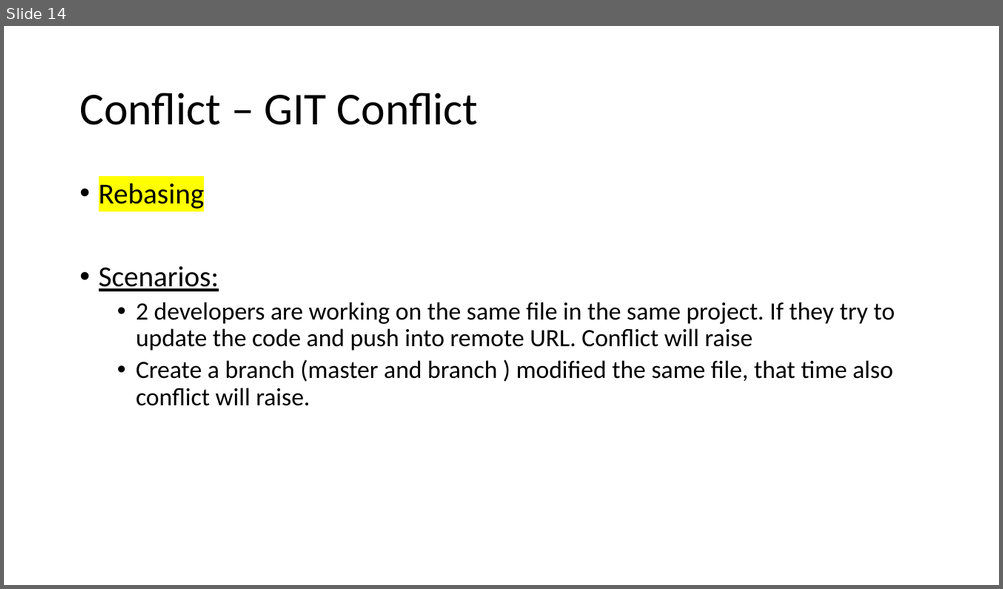
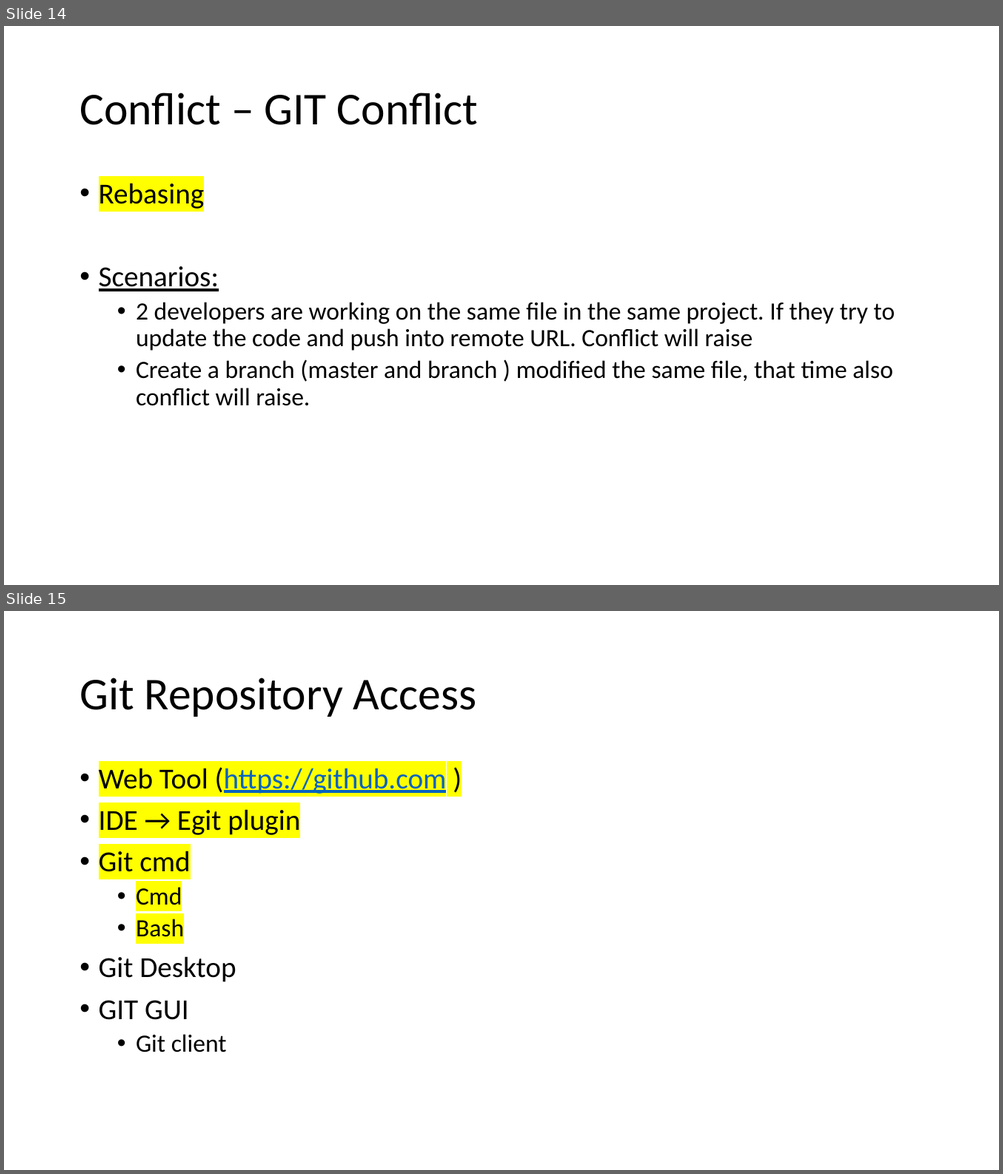
Before and after one commit to Souravpatel/A3_Training, a slide deck: A3 Training - Synchrony.pptx. Shown one above the other, each under a label of ours: slide 14 before the commit, slides 14 and 15 after it. The pictures are 1003x589 and 1003x1174 pixels, drawn with LibreOffice and Linux fonts; fonts in the diff are those of the drawing. Boxes give left, top, right and bottom in pixels: in the first picture for what was removed or moved away, otherwise in the second. Text is boxed around its words. In the diff, an @@ line names an element or a change of style, - is before the commit and + after.

```diff
--- a/A3 Training - Synchrony.pptx
+++ b/A3 Training - Synchrony.pptx
@@ slide 15 added at (4, 611, 999, 1170), background #FFFFFF @@
@@ title added at (79, 678, 476, 717), 44 pt, text #000000 @@
+Git Repository Access
@@ text added at (99, 764, 447, 1053), 28 pt, text #000000 @@
+• Web Tool (https://github.com )
+• IDE → Egit plugin
+• Git cmd
+  • Cmd
+  • Bash
+• Git Desktop
+• GIT GUI
+  • Git client
```
Also in this commit, not shown: 3 slides changed, 11 other slides added.
